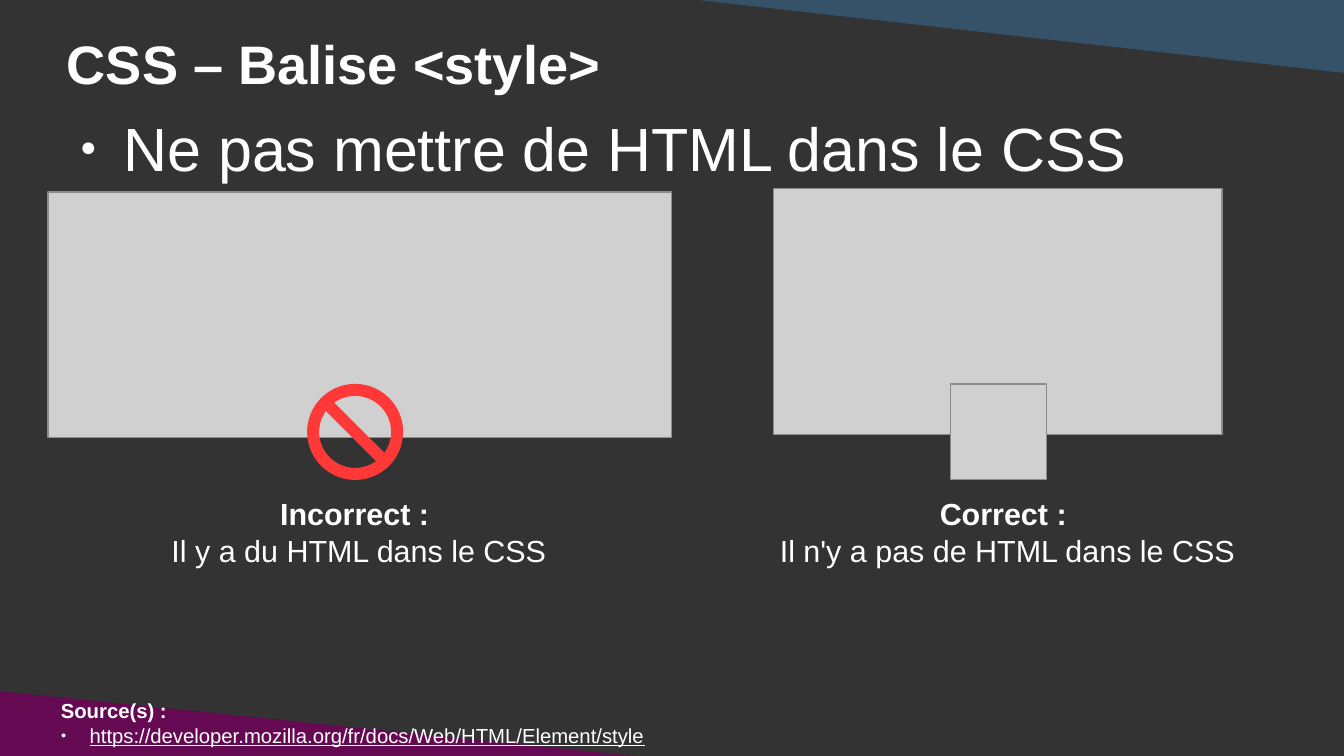
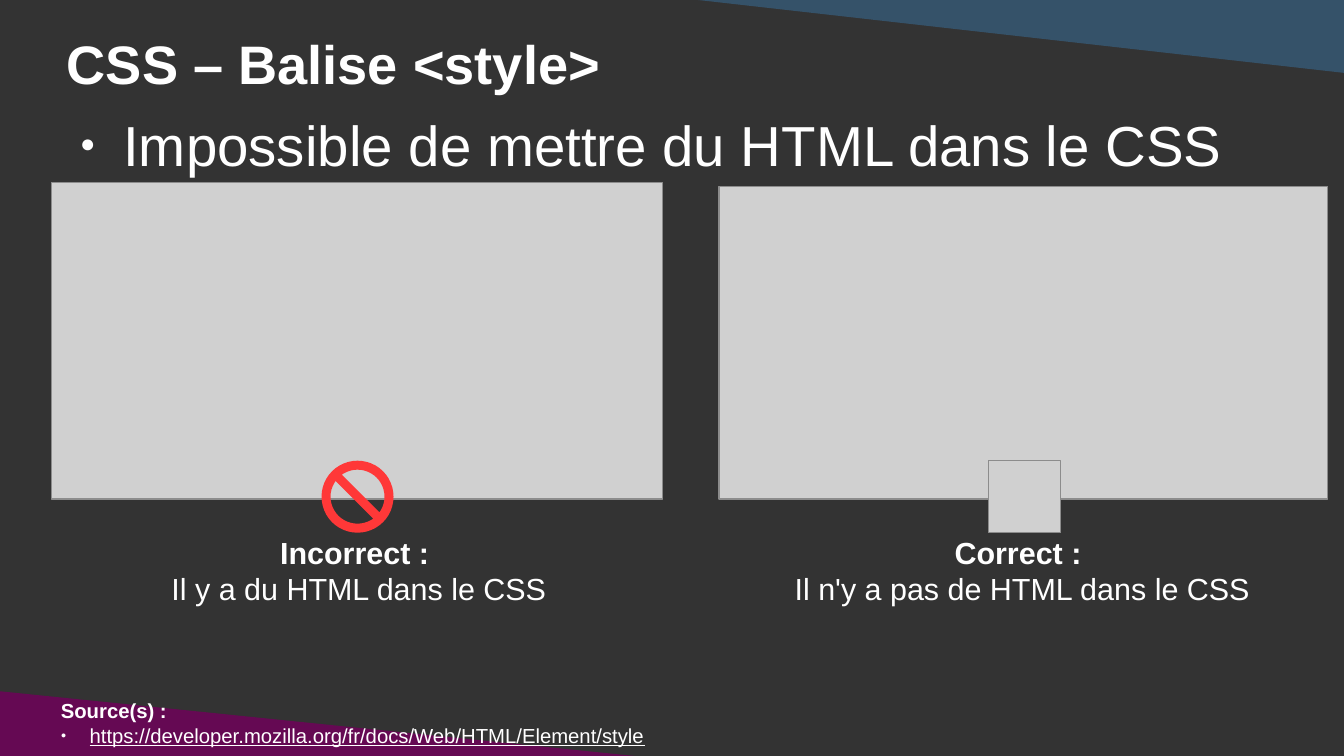
Before and after one commit to DanYellow/cours, a slide deck: slide 24 of integration-web-s1/travaux-pratiques/numero-3/presentation.odp (slide 23 before the commit). Drawn at 1344x756 pixels with LibreOffice and Linux fonts; fonts in the diff are those of the drawing; grey boxes stand for pictures. Boxes give left, top, right and bottom in pixels: in the first picture for what was removed or moved away, otherwise in the second. Text is boxed around its words. In the diff, an @@ line names an element or a change of style, - is before the commit and + after.

```diff
--- a/integration-web-s1/travaux-pratiques/numero-3/presentation.odp
+++ b/integration-web-s1/travaux-pratiques/numero-3/presentation.odp
@@ text at <box>123,125,1222,177</box>: text changed; size 36 to 33.3 pt @@
-● Ne pas mettre de HTML dans le CSS
+● Impossible de mettre du HTML dans le CSS
@@ picture: place and size @@
-picture at <box>48,191,672,438</box>
+picture at <box>51,183,662,500</box>
@@ picture: place and size @@
-picture at <box>773,189,1222,435</box>
+picture at <box>720,187,1328,499</box>
@@ no-entry sign: place and size @@
-no-entry sign at <box>307,384,404,481</box>
+no-entry sign at <box>322,461,394,533</box>
@@ picture: place and size @@
-picture at <box>951,384,1048,481</box>
+picture at <box>989,461,1061,533</box>
@@ text "Incorrect :": place and size @@
-text "Incorrect :" at <box>171,504,546,568</box>
+text "Incorrect :" at <box>171,543,546,606</box>
@@ text "Correct :": place and size @@
-text "Correct :" at <box>780,503,1235,568</box>
+text "Correct :" at <box>795,542,1250,606</box>
```
Also in this commit, not shown: 15 other slides changed, 1 slide added, 1 other file.
